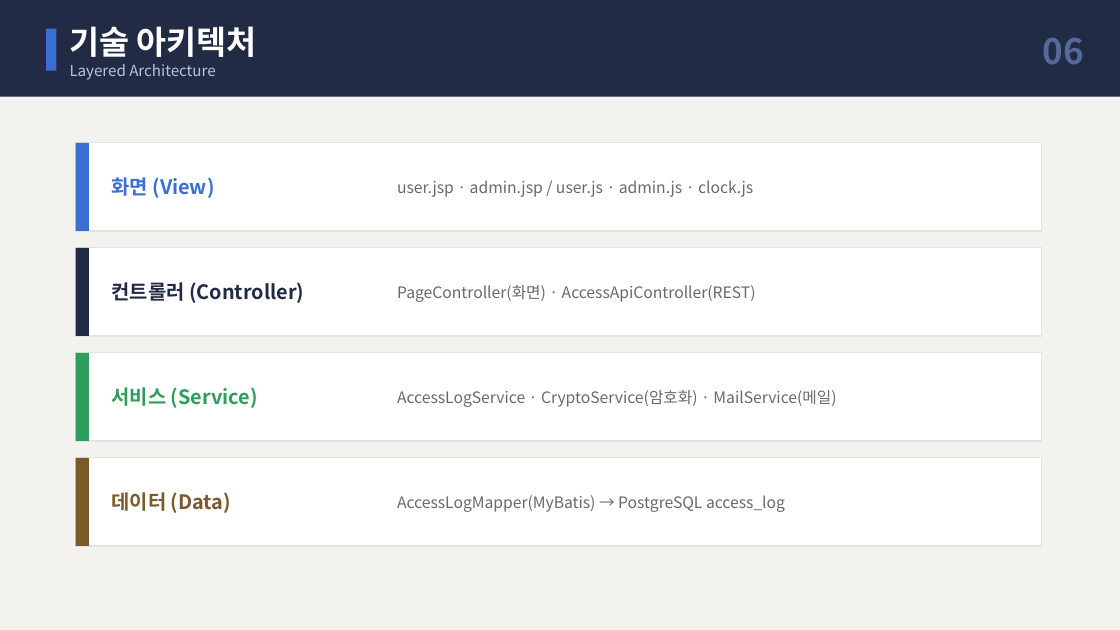
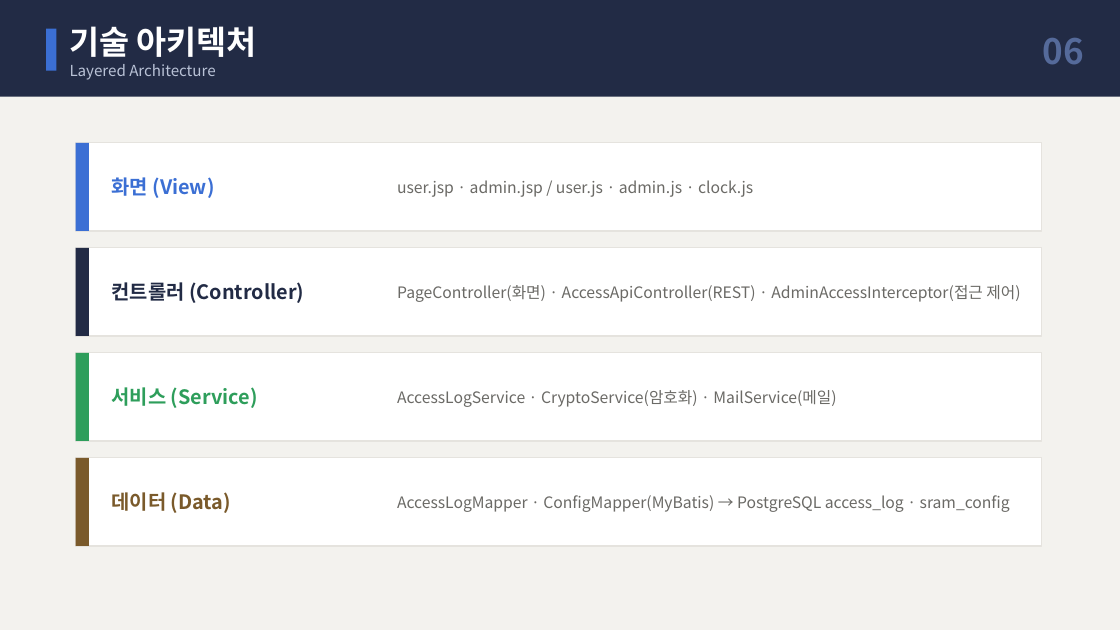
Before and after one commit to inzentibiz/srcAccessMgmt, a slide deck: slide 7 of docs/서버실_출입관리_시스템_개발보고.pptx. Drawn at 1120x630 pixels with LibreOffice and Linux fonts; fonts in the diff are those of the drawing. Boxes give left, top, right and bottom in pixels: in the first picture for what was removed or moved away, otherwise in the second. Text is boxed around its words. In the diff, an @@ line names an element or a change of style, - is before the commit and + after.

```diff
--- a/docs/서버실_출입관리_시스템_개발보고.pptx
+++ b/docs/서버실_출입관리_시스템_개발보고.pptx
@@ text at (397, 285, 1020, 302): text changed @@
-PageController(화면) · AccessApiController(REST)
+PageController(화면) · AccessApiController(REST) · AdminAccessInterceptor(접근 제어)
@@ text at (397, 495, 1010, 512): text changed @@
-AccessLogMapper(MyBatis) → PostgreSQL access_log
+AccessLogMapper · ConfigMapper(MyBatis) → PostgreSQL access_log · sram_config
```
Also in this commit, not shown: 1 other slide changed, 1 slide added, 20 other files.
